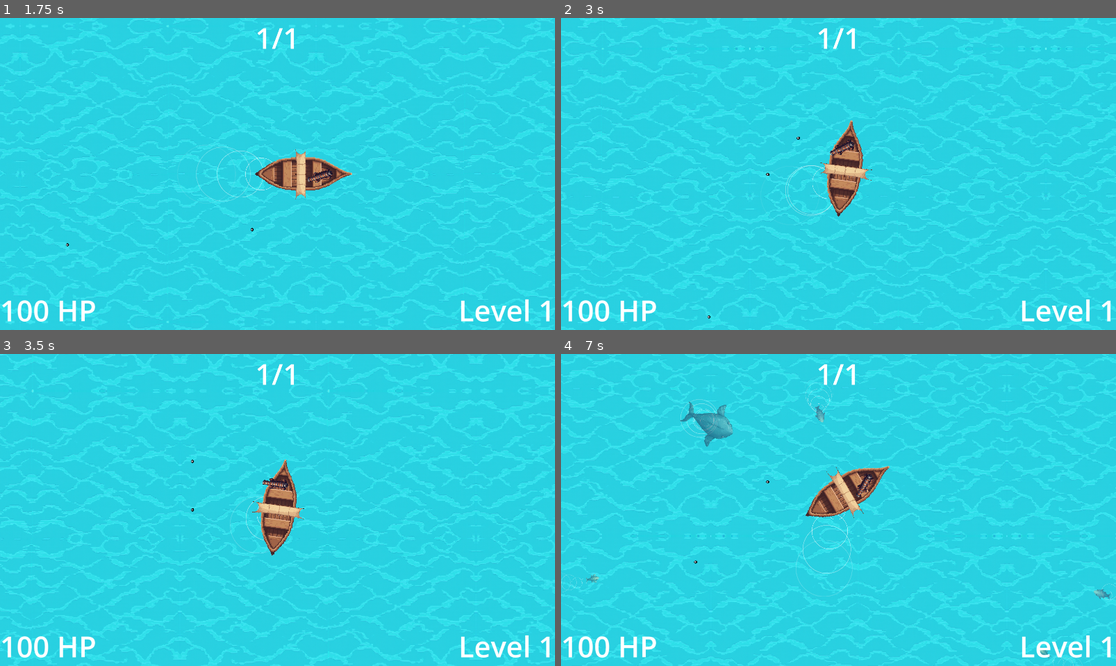
Above: before the commit, frames 1-4 (two rows, left to right).
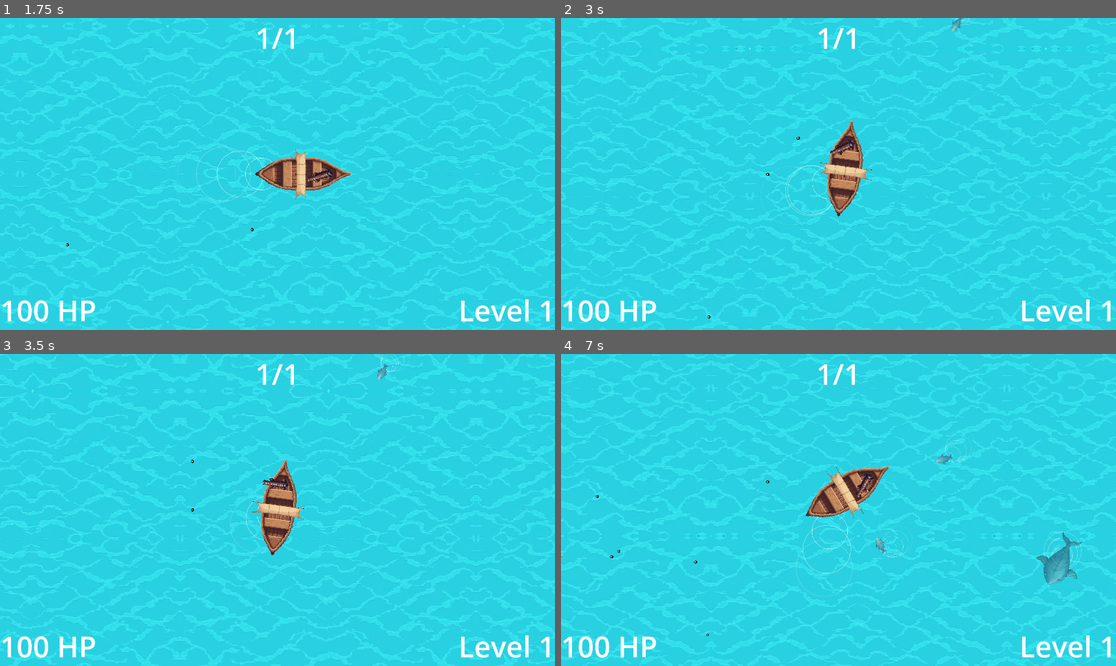
Above: after the commit, the same moments.

Repository: HephaistosForge/OceanDreamer
Game: Godot game, scene res://levels/main.tscn
Two runs of this game, one before a commit and one after it. Both use one fixed random seed, a clock stepped at 60 frames per second and the inputs below. The engine's default icon, where the game draws it, is replaced by a stand-in: a white triangle on a blue panel in a dark square.
Inputs (mouse positions are in pixels of both pictures, inside the frame that each line leads up to):
- Up to frame 1 (1.75 s): move the mouse to (249, 236) at 0.52 s; hold W (forward) 0.53-1.25 s; hold Space (shoot) 0.53-1.25 s; click (249, 236) at 0.67 s; drag from (444, 220) to (172, 223) at 1.27 s
- Up to frame 2 (3 s): move the mouse to (672, 127) at 2.02 s; hold A (turn_left) 2.03-2.75 s; hold Space (shoot) 2.03-2.75 s; click (672, 127) at 2.17 s; drag from (866, 174) to (672, 127) at 2.77 s
- Up to frame 3 (3.5 s): no input
- Up to frame 4 (7 s): move the mouse to (755, 432) at 3.52 s; hold S (backward) 3.53-4.25 s; hold Space (shoot) 3.53-4.25 s; click (755, 432) at 3.67 s; drag from (960, 494) to (816, 475) at 4.27 s; move the mouse to (727, 525) at 5.02 s; hold W (forward) 5.03-5.75 s; hold Space (shoot) 5.03-5.75 s; click (727, 525) at 5.17 s; drag from (894, 441) to (694, 422) at 5.77 s; move the mouse to (810, 572) at 6.52 s; hold D (turn_right) from 6.53 s (still down); hold Space (shoot) from 6.53 s (still down); click (810, 572) at 6.67 s

Frame 1 is identical in both runs. In frame 2, less than 0.1% of the frame differs, in the area x 70-75%, y 0-5%; in frame 3, 0.1%; in frame 4, 1.7%, in the area x 0-100%, y 9-100%.

Commit message:
add flight range upgrade, improve animation of disappearing projectiles

Diff:
--- a/entities/enemies/spawner.gd
+++ b/entities/enemies/spawner.gd
@@ -22,6 +22,7 @@
 	var monster = monsters.pick_random().instantiate()
 	get_tree().root.add_child(monster)
 	monster.global_position = global_position + Vector2(cos(angle), sin(angle)) * distance
+	monster.global_rotation = randf_range(0, TAU)
 
 	var level_manager = get_tree().get_first_node_in_group("level_manager")
 	if level_manager:
--- a/entities/weapons/cannon.gd
+++ b/entities/weapons/cannon.gd
@@ -11,6 +11,7 @@
 @export var burst_count: int = 1
 @export var burst_delay: float = 0.1
 @export var spray_count: int = 1
+@export var flight_range: float = 2
 
 @onready var camera = get_tree().get_first_node_in_group("camera")
 
@@ -33,6 +34,7 @@
 	burst_delay = upgrade.fma("cannon_ball_burst_delay", burst_delay)
 	spray_count = upgrade.fma("cannon_ball_spray_count", spray_count)
 	scale = Vector2.ONE * upgrade.fma("cannon_size", scale.x)
+	flight_range = upgrade.fma("cannon_ball_flight_range", flight_range)
 
 
 func _process(delta: float) -> void:
@@ -51,6 +53,7 @@
 			cannonball.is_enemy = false
 			cannonball.scale = Vector2.ONE * ball_size
 			cannonball.damage = damage
+			cannonball.seconds_flight_time = flight_range
 
 			camera.trigger_shake(0.5 * ball_size, 0.03, 1, global_rotation)
 			await get_tree().create_timer(burst_delay).timeout
--- a/entities/weapons/cannonball.gd
+++ b/entities/weapons/cannonball.gd
@@ -13,8 +13,10 @@
 
 func despawn():
 	var tween = create_tween()
-	tween.tween_property(self, "scale", Vector2.ZERO, 0.1) \
-		.set_ease(Tween.EASE_IN).set_trans(Tween.TRANS_BACK)
+	tween.tween_property(self, "modulate", Color(0.3, 0.3, 0.6, 0), 5) \
+		.set_ease(Tween.EASE_IN).set_trans(Tween.TRANS_SINE)
+	tween.parallel().tween_property(self, "scale", Vector2.ZERO, 10) \
+		.set_ease(Tween.EASE_IN).set_trans(Tween.TRANS_SINE)
 	tween.tween_callback(queue_free)
 
 
--- a/upgrades/level_manager.gd
+++ b/upgrades/level_manager.gd
@@ -12,6 +12,7 @@
 var level = 1
 var total_monsters = 1
 var remaining_monsters = total_monsters
+var is_in_upgrade_state = false
 
 func _ready():
 	remaining_progress.emit(remaining_monsters, total_monsters)
@@ -20,7 +21,12 @@
 func get_random_upgrades():
 	var next_upgrades = []
 	for i in upgrade_count:
-		next_upgrades.append(upgrades.random())
+		var upgrade
+		while true:
+			upgrade = upgrades.random(level)
+			if upgrade not in next_upgrades:
+				break
+		next_upgrades.append(upgrade)
 	return next_upgrades
 
 func _on_monster_death():
@@ -33,10 +39,14 @@
 		transition_to_upgrade_screen()
 
 func transition_to_upgrade_screen():
-	to_upgrade_screen.emit(get_random_upgrades())
+	if not is_in_upgrade_state:
+		is_in_upgrade_state = true
+		to_upgrade_screen.emit(get_random_upgrades())
 
 func transition_to_next_level(upgrade: Upgrade):
-	level += 1
-	update_remaining_monsters(total_monsters)
-	to_next_level.emit(level, upgrade)
-	upgrade.assert_all_keys_were_used()
+	if is_in_upgrade_state:
+		is_in_upgrade_state = false
+		level += 1
+		update_remaining_monsters(total_monsters)
+		to_next_level.emit(level, upgrade)
+		upgrade.assert_all_keys_were_used()
--- a/upgrades/upgrades.gd
+++ b/upgrades/upgrades.gd
@@ -3,14 +3,16 @@
 class_name Upgrades
 
 var default: Dictionary
-var upgrades: Array
+var upgrades: Array[Upgrade] = []
 
 func _init():
 
 	var text = FileAccess.get_file_as_string("res://upgrades/upgrades.json")
 	var parsed = JSON.parse_string(text)
 	default = parsed["default"][0]
-	upgrades = parsed["upgrades"]
+	var raw_upgrades = parsed["upgrades"]
+	for upgrade in raw_upgrades:
+		upgrades.append(Upgrade.new(upgrade.merged(default)))
 
-func random() -> Upgrade:
-	return Upgrade.new(upgrades.pick_random().merged(default))
+func random(level: int) -> Upgrade:
+	return upgrades.pick_random()
--- a/upgrades/upgrades.json
+++ b/upgrades/upgrades.json
@@ -29,6 +29,8 @@
 			"factor_cannon_ball_knockback": null,
 			"delta_cannon_ball_size": null,
 			"factor_cannon_ball_size": null,
+			"delta_cannon_ball_flight_range": null,
+			"factor_cannon_ball_flight_range": null,
 			"delta_cannon_ball_burst_count": null,
 			"delta_cannon_ball_spray_count": null,
 			"homing": null,
Not shown, added: assets/images/bathtub.png.import
Not shown, added: assets/images/hand.png.import
